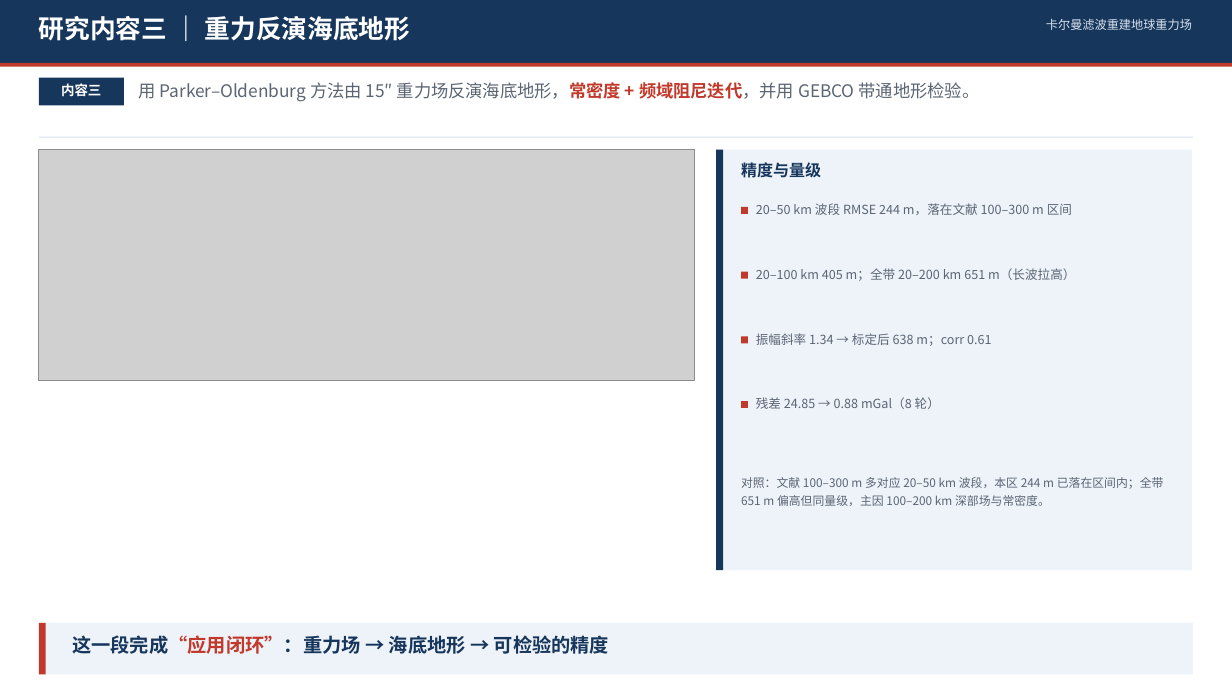
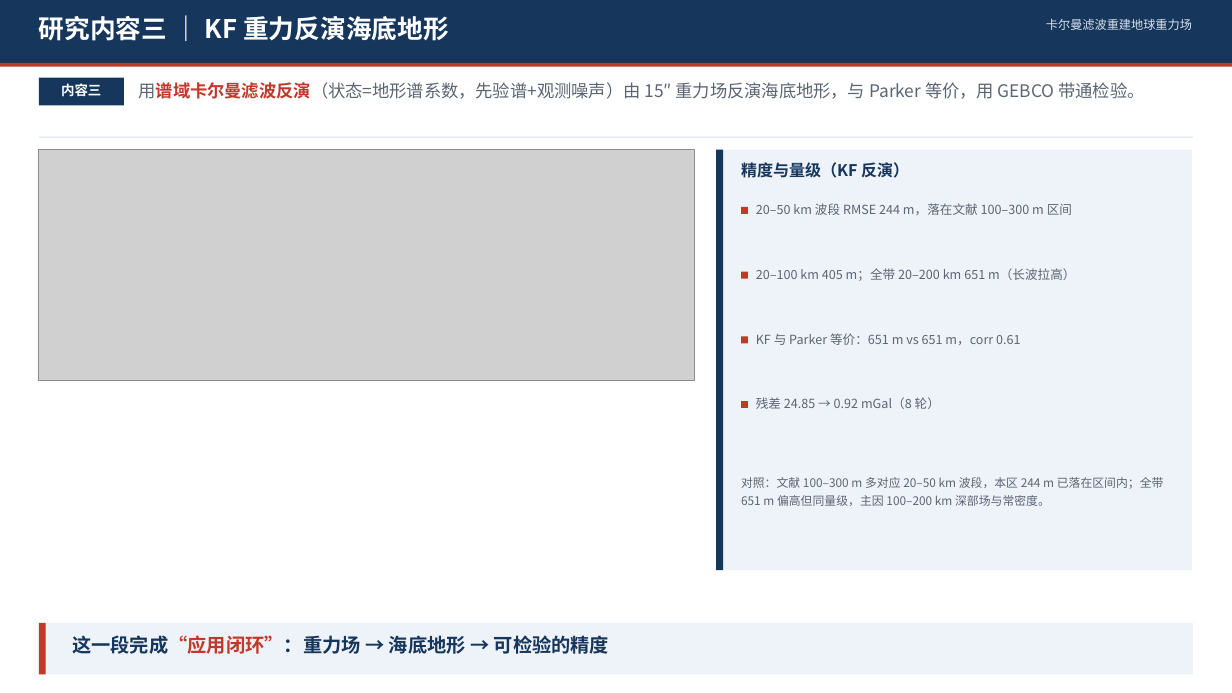
Before and after one commit to shuyunkai/kalman_gravity, a slide deck: slide 17 of ppt/卡尔曼滤波重建地球重力场_含研究内容.pptx. Drawn at 1232x693 pixels with LibreOffice and Linux fonts; fonts in the diff are those of the drawing; grey boxes stand for pictures. Boxes give left, top, right and bottom in pixels: in the first picture for what was removed or moved away, otherwise in the second. Text is boxed around its words. In the diff, an @@ line names an element or a change of style, - is before the commit and + after.

```diff
--- a/ppt/卡尔曼滤波重建地球重力场_含研究内容.pptx
+++ b/ppt/卡尔曼滤波重建地球重力场_含研究内容.pptx
@@ text at (x1=39, y1=16, x2=449, y2=41): text changed @@
-研究内容三 ｜ 重力反演海底地形
+研究内容三 ｜ KF 重力反演海底地形
@@ text at (x1=139, y1=82, x2=1144, y2=99): text changed @@
-用 Parker–Oldenburg 方法由 15″ 重力场反演海底地形，常密度 + 频域阻尼迭代，并用 GEBCO 带通地形检验。
+用谱域卡尔曼滤波反演（状态=地形谱系数，先验谱+观测噪声）由 15″ 重力场反演海底地形，与 Parker 等价，用 GEBCO 带通检验。
@@ text at (x1=741, y1=162, x2=909, y2=178): text changed @@
-精度与量级
+精度与量级（KF 反演）
@@ text at (x1=756, y1=333, x2=1021, y2=345): text changed @@
-振幅斜率 1.34 → 标定后 638 m；corr 0.61
+KF 与 Parker 等价：651 m vs 651 m，corr 0.61
@@ text at (x1=756, y1=397, x2=940, y2=409): text changed @@
-残差 24.85 → 0.88 mGal（8 轮）
+残差 24.85 → 0.92 mGal（8 轮）
```
Also in this commit, not shown: 5 other files.
